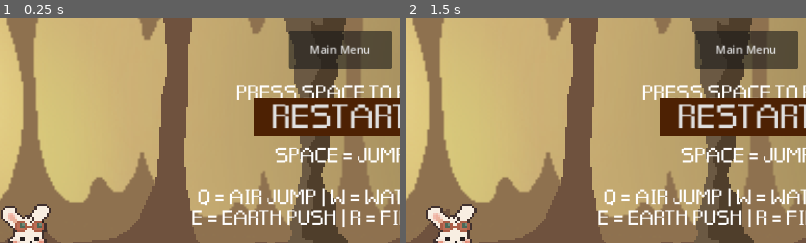
Above: before the commit, frames 1-2 (left to right).
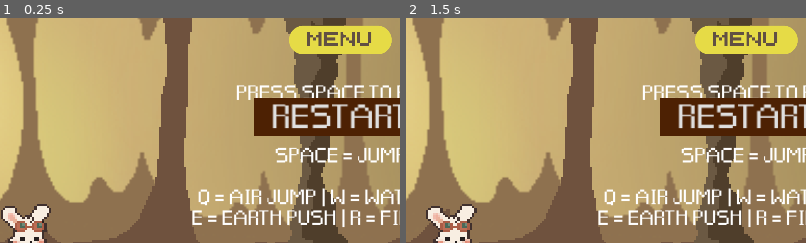
Above: after the commit, the same moments.

Repository: maryandrearv/the-elemental-path
Game: Godot game, scene res://scenes/main.tscn
Same seed, same stepped clock (60 frames per second), same inputs: the game is played once before the commit and once after it.
Inputs:
- Up to frame 1 (0.25 s): no input
- Up to frame 2 (1.5 s): click "RESTART" at 0.5 s; click "RESTART" at 1.25 s
The pictures show only the part of the screen within x 8-58%, y 28-78%; the shares and areas given below are measured in that part.

The runs differ from the first frame. In frame 1, 4.8% of the frame differs, in the area x 72-98%, y 3-23%; in frame 2, 4.8%.

Commit message:
pull from main

Diff:
--- a/runner/scenes/hud.tscn
+++ b/runner/scenes/hud.tscn
@@ -1,7 +1,9 @@
-[gd_scene load_steps=3 format=3 uid="uid://bspmx6iy24yee"]
+[gd_scene load_steps=5 format=3 uid="uid://bspmx6iy24yee"]
 
 [ext_resource type="Script" path="res://scenes/hud.gd" id="1_1u387"]
 [ext_resource type="FontFile" uid="uid://be02sx43qwbhr" path="res://Main_ Story_Font_majorL retro by Catman Industries.ttf" id="1_6pthw"]
+[ext_resource type="Texture2D" uid="uid://dakt4p3rxqvcr" path="res://assets/interfaces/Buttons/Menu1.png" id="3_2tjcx"]
+[ext_resource type="Texture2D" uid="uid://yubem7eeixk3" path="res://assets/interfaces/Buttons/Menu2.png" id="4_1tjcq"]
 
 [node name="HUD" type="CanvasLayer"]
 script = ExtResource("1_1u387")
@@ -56,17 +58,21 @@
 horizontal_alignment = 1
 vertical_alignment = 1
 
-[node name="Return" type="Button" parent="."]
+[node name="Return" type="TextureButton" parent="."]
 anchors_preset = 5
 anchor_left = 0.5
 anchor_right = 0.5
 offset_left = -74.5
-offset_top = 200.0
+offset_top = 192.0
 offset_right = 74.5
-offset_bottom = 255.0
+offset_bottom = 247.0
 grow_horizontal = 2
 size_flags_horizontal = 4
 size_flags_vertical = 0
-text = "Main Menu"
+texture_normal = ExtResource("3_2tjcx")
+texture_pressed = ExtResource("4_1tjcq")
+texture_hover = ExtResource("3_2tjcx")
+ignore_texture_size = true
+stretch_mode = 4
 
 [connection signal="pressed" from="Return" to="." method="_on_return_pressed"]
--- a/runner/scenes/menu.tscn
+++ b/runner/scenes/menu.tscn
@@ -1,8 +1,9 @@
-[gd_scene load_steps=9 format=3 uid="uid://cgi6f0enoto3q"]
+[gd_scene load_steps=10 format=3 uid="uid://cgi6f0enoto3q"]
 
 [ext_resource type="Script" path="res://scenes/menu.gd" id="1_1xpv3"]
 [ext_resource type="Texture2D" uid="uid://d0rq325hv2ut" path="res://assets/interfaces/menu_background.png" id="2_3le8x"]
 [ext_resource type="Texture2D" uid="uid://c61qi7kwb1g28" path="res://assets/interfaces/Buttons/Quit1.png" id="3_3spmm"]
+[ext_resource type="FontFile" uid="uid://q0ryafcer5ri" path="res://assets/fonts/Pixeled.ttf" id="3_n7hup"]
 [ext_resource type="Texture2D" uid="uid://dw8iludxxqaeg" path="res://assets/interfaces/Buttons/Quit2.png" id="4_hels7"]
 [ext_resource type="Texture2D" uid="uid://4x5eo5babkuj" path="res://assets/interfaces/Buttons/Instruct1.png" id="5_ys73m"]
 [ext_resource type="Texture2D" uid="uid://0wynxp2ou724" path="res://assets/interfaces/Buttons/Instruct2.png" id="6_xv4gi"]
@@ -85,6 +86,15 @@
 ignore_texture_size = true
 stretch_mode = 4
 
+[node name="Label" type="Label" parent="."]
+layout_mode = 0
+offset_left = 119.0
+offset_top = 551.0
+offset_right = 411.0
+offset_bottom = 597.0
+theme_override_fonts/font = ExtResource("3_n7hup")
+text = "KEEP GOING GAMES ^_^ !"
+
 [connection signal="pressed" from="Quit" to="." method="_on_quit_pressed"]
 [connection signal="pressed" from="Instructions" to="." method="_on_instructions_pressed"]
 [connection signal="pressed" from="Play" to="." method="_on_play_pressed"]
